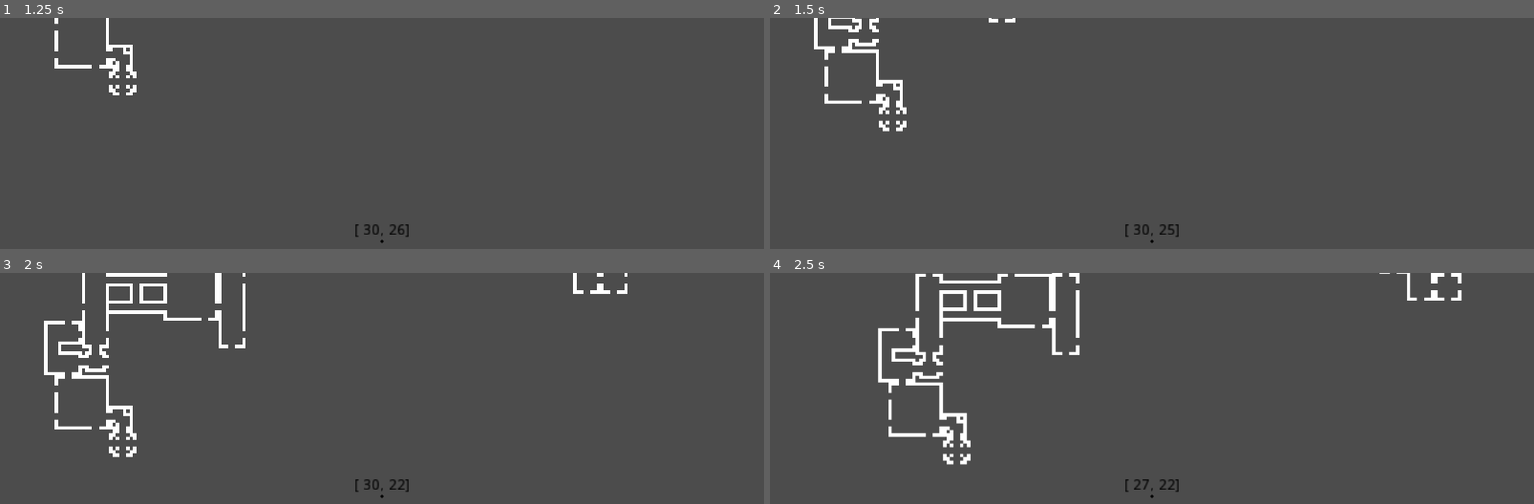
Above: before the commit, frames 1-4 (two rows, left to right).
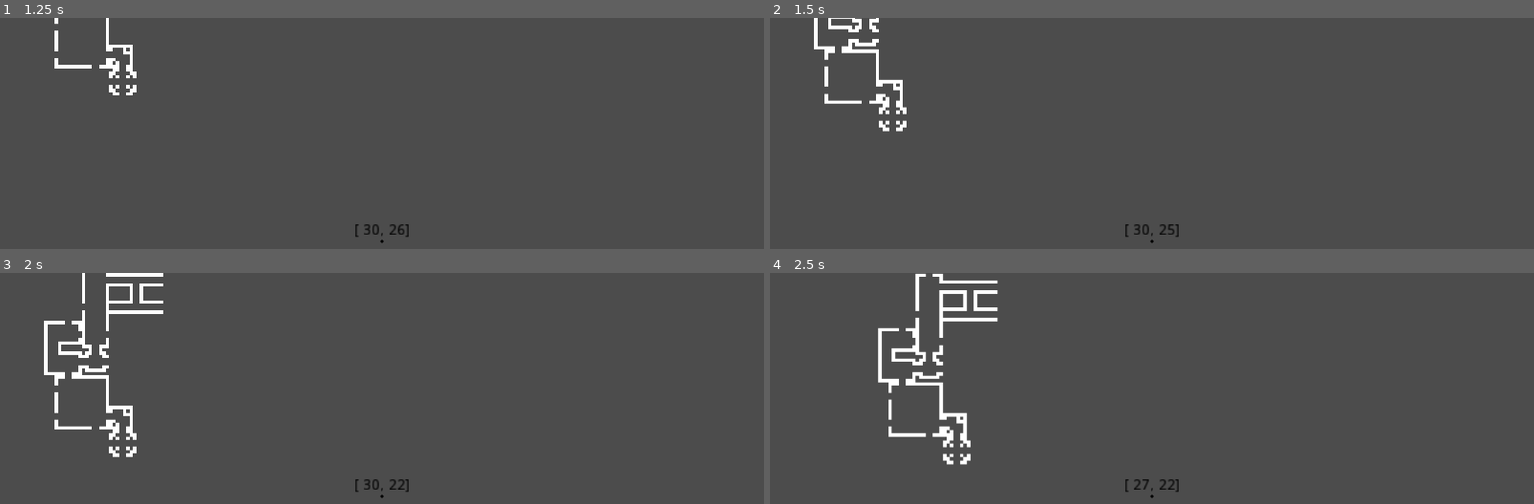
Above: after the commit, the same moments.

Repository: DarknessCatt/lost-soul-generator-study
Game: Godot game, scene res://roomcedural/map_generator/Map_Generator.tscn
Same seed, same stepped clock (60 frames per second), same inputs: the game is played once before the commit and once after it. The project has no main scene, so this scene is started directly.
Inputs:
- Up to frame 1 (1.25 s): tap Enter at 0.5 s; hold Up (ui_up) from 0.53 s (still down)
- Up to frame 2 (1.5 s): keep holding Up (ui_up)
- Up to frame 3 (2 s): keep holding Up (ui_up)
- Up to frame 4 (2.5 s): release Up (ui_up) at 2.03 s; hold Left (ui_left) from 2.03 s (still down)

Frame 1 is identical in both runs. In frame 2, less than 0.1% of the frame differs, in the area x 28-33%, y 0-3%; in frame 3, 0.7%; in frame 4, 1.1%, in the area x 29-91%, y 0-36%.

Commit message:
Checks if room has available exit before placing

Diff:
--- a/roomcedural/map_generator/Map_Generator.gd
+++ b/roomcedural/map_generator/Map_Generator.gd
@@ -36,12 +36,12 @@
 	var created_rooms : int = 0
 	$Room_Manager.prepare_room_list(room_types.NORMAL, from_direction)
 
-	while created_rooms < 30:
-		#print("Making room in "+str(room_pos))
+	while created_rooms < 50:
+		#print("Attempting room in "+str(room_pos))
 		var new_room = $Room_Manager.get_room()
 
 		if new_room == null:
-			print("Room List Empty!")
+			print("\tRoom List Empty!")
 			break
 
 		var fits : bool = false
@@ -60,6 +60,7 @@
 					if map_pos.x < 0 or map_pos.x >= MAP_SIZE.x or \
 					   map_pos.y < 0 or map_pos.y >= MAP_SIZE.y or \
 					   map_data[map_pos.x][map_pos.y] != null:
+						#print("\tDoesn't fit because of "+str(map_pos))
 						fits = false
 						break
 
@@ -69,18 +70,17 @@
 		if not fits:
 			continue
 
-		created_rooms += 1
-		#print("\tmarking rooms in map_data")
-		self.place_room(new_room, room_placement_pos, $Tile_Map)
 		exit_data = self.choose_exit(new_room, room_placement_pos)
 
 		if exit_data.empty():
-			print("No Available Exits!")
-			break
+			#print("\tNo Available Exits!")
+			continue
 
-		else:
-			from_direction = exit_data[0]
-			room_pos = exit_data[1]
+		created_rooms += 1
+		self.place_room(new_room, room_placement_pos, $Tile_Map)
+
+		from_direction = exit_data[0]
+		room_pos = exit_data[1]
 
 		$Room_Manager.prepare_room_list(room_types.NORMAL, from_direction)
 
@@ -106,6 +106,7 @@
 	return true
 
 func place_room(new_room : Dictionary, room_placement_pos : Vector2, tilemap : TileMap) -> void:
+	#print("\tmarking rooms in map_data")
 	for pos in new_room.positions:
 		var map_pos : Vector2 = room_placement_pos + pos
 		map_data[map_pos.x][map_pos.y] = new_room
